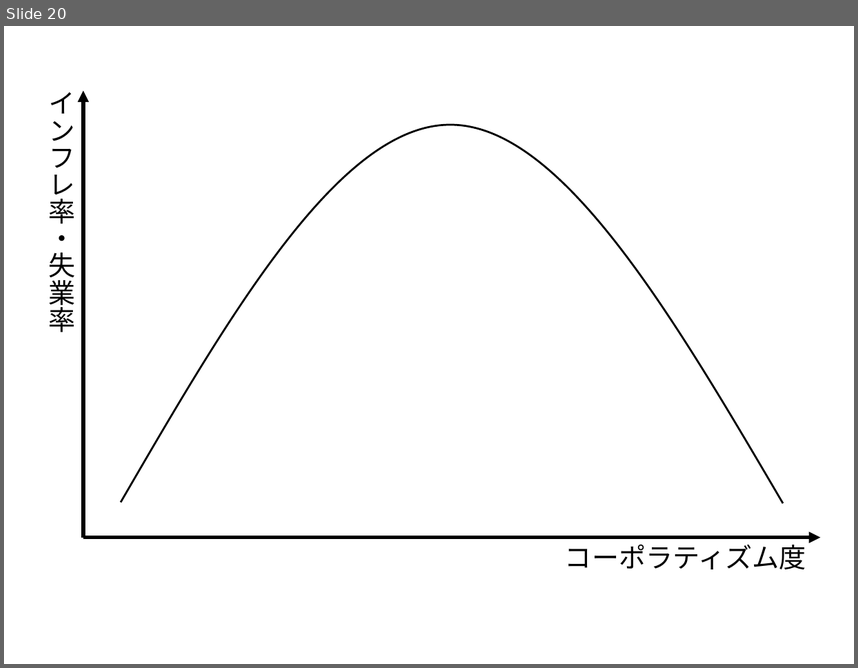
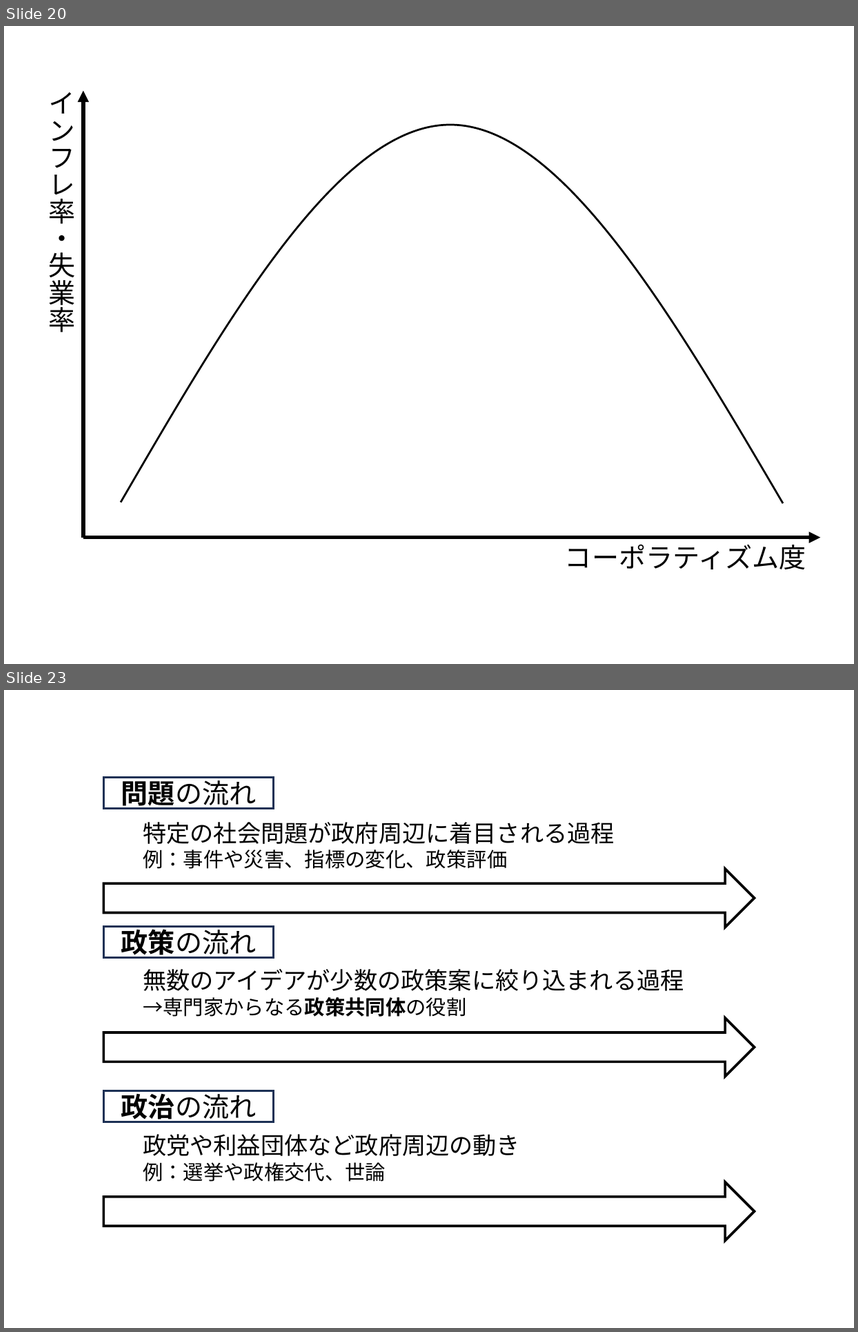
Before and after one commit to junpei-suzuki/PP-2026-Komazawa, a slide deck: figs/DIYfigures_pp.pptx. Shown one above the other, each under a label of ours: slide 20 before the commit, slides 20 and 23 after it; the slides between them are not shown. The pictures are 858x668 and 858x1332 pixels, drawn with LibreOffice and Linux fonts; fonts in the diff are those of the drawing. Boxes give left, top, right and bottom in pixels: in the first picture for what was removed or moved away, otherwise in the second. Text is boxed around its words. In the diff, an @@ line names an element or a change of style, - is before the commit and + after.

```diff
--- a/figs/DIYfigures_pp.pptx
+++ b/figs/DIYfigures_pp.pptx
@@ slide 23 added at (x1=4, y1=690, x2=854, y2=1328), background #FFFFFF @@
@@ group added at (x1=103, y1=778, x2=755, y2=1240): 3 rectangles, 3 down arrows, 3 texts @@
+政策の流れ
+問題の流れ
+政治の流れ
+特定の社会問題が政府周辺に着目される過程
+例：事件や災害、指標の変化、政策評価
+無数のアイデアが少数の政策案に絞り込まれる過程
+→専門家からなる政策共同体の役割
+政党や利益団体など政府周辺の動き
+例：選挙や政権交代、世論
```
Also in this commit, not shown: 3 other slides added, 17 other files.
